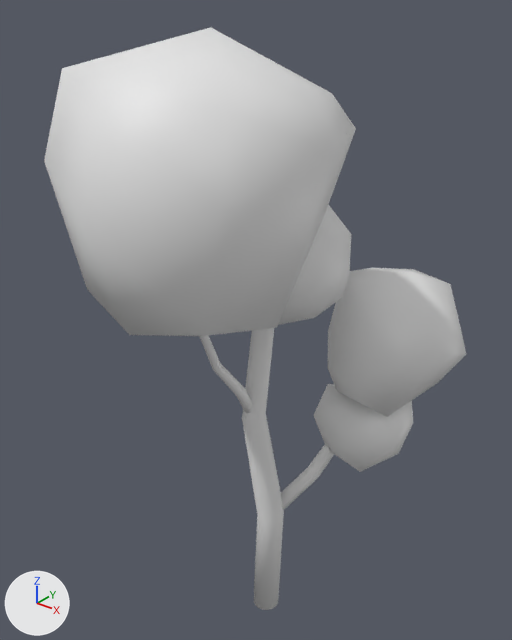
Before and after pictures for a commit that changed the COLLADA model Gravity Golf/Assets/Models/Tree 2.dae.
Rendered twice from a camera (50 mm lens) standing at (5.01, -6.52, 7.92) and looking at (-0.23, 0.03, 3.86). The axes (+X, +Y, +Z) are drawn at lower left. The lights are the same throughout.
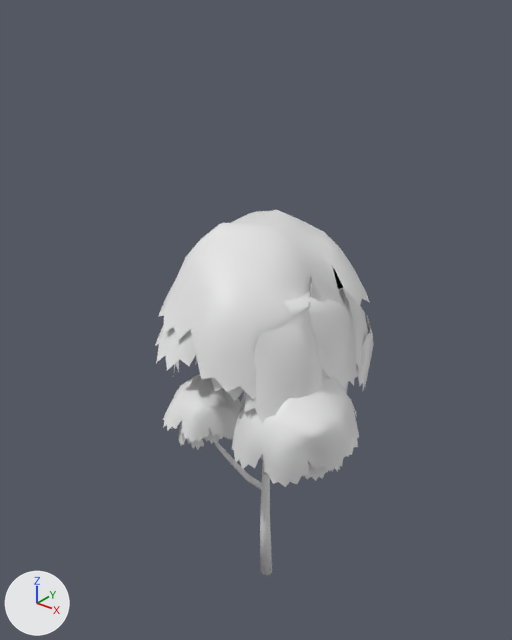
Where the change shows, as pixel boxes (x1, y1, x2, y2) in the pictures (512 x 640 px):
```json
{"object": "Cube", "change": "deleted", "before": [44, 27, 466, 472]}
{"object": "Icosphere", "change": "added", "after": [155, 209, 373, 487]}
{"object": "Cylinder", "change": "reshaped", "before": [242, 328, 284, 610], "after": [205, 350, 318, 575]}
{"object": "Cylinder_002", "change": "deleted", "before": [281, 444, 334, 510]}
{"object": "Cylinder_001", "change": "deleted", "before": [199, 336, 252, 414]}
{"part": 1, "of": "me_cylinder", "change": "built on", "before": [242, 328, 284, 610], "after": [205, 350, 318, 575]}
```

Scene script edits in JSON lines:
```json
{"block": "me_cylinder", "where": "# used by ob_cylinder; location = (0.0, 0.0, 0.0)"}
{"op": "remove", "block": "me_cylinder", "code": "me_cylinder.from_pydata(...)  # 80 vertices, 156 faces; spans x -0.3..0.23, y -0.3..0.26, z -1.0..6.0"}
{"op": "add", "block": "me_cylinder", "code": "me_cylinder.from_pydata(...)  # 1284 vertices, 2552 faces; spans x -0.71..1.2, y -0.65..1.12, z -0.38..4.57"}
{"block": "me_cylinder", "change": "me_cylinder part 1: 80 vertices removed from x -0.3..0.23, y -0.3..0.26, z -1.0..6.0; 1284 vertices added at x -0.71..1.2, y -0.65..1.12, z -0.38..4.57"}
{"block": "me_cylinder", "change": "me_cylinder part 2: the surface is now shaded flat"}
{"op": "add", "block": "me_icosphere", "code": ["me_icosphere = bpy.data.meshes.new('Icosphere')", "me_icosphere.from_pydata(...)  # 2160 vertices, 3231 faces; spans x -1.39..1.7, y -1.67..2.14, z 2.0..5.29"]}
{"op": "remove", "block": "ob_cylinder_001", "code": ["ob_cylinder_001 = bpy.data.objects.new('Cylinder_001', me_cylinder_001)", "ob_cylinder_001.location = (0.0, 0.0, 0.0)"]}
{"op": "remove", "block": "ob_cylinder_002", "code": ["ob_cylinder_002 = bpy.data.objects.new('Cylinder_002', me_cylinder_002)", "ob_cylinder_002.location = (0.0, 0.0, 0.0)"]}
{"op": "remove", "block": "ob_cube", "code": ["ob_cube = bpy.data.objects.new('Cube', me_cube_002)", "ob_cube.location = (0.0, 0.0, 0.0)"]}
{"op": "add", "block": "ob_icosphere", "code": ["ob_icosphere = bpy.data.objects.new('Icosphere', me_icosphere)", "ob_icosphere.location = (0.0, 0.0, 0.0)"]}
```
